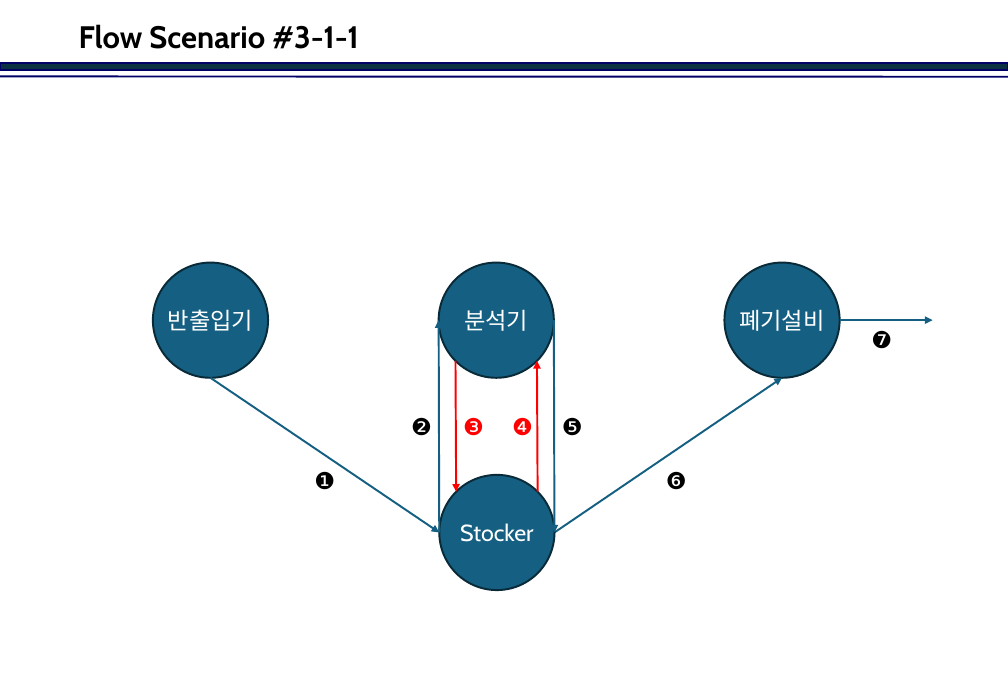
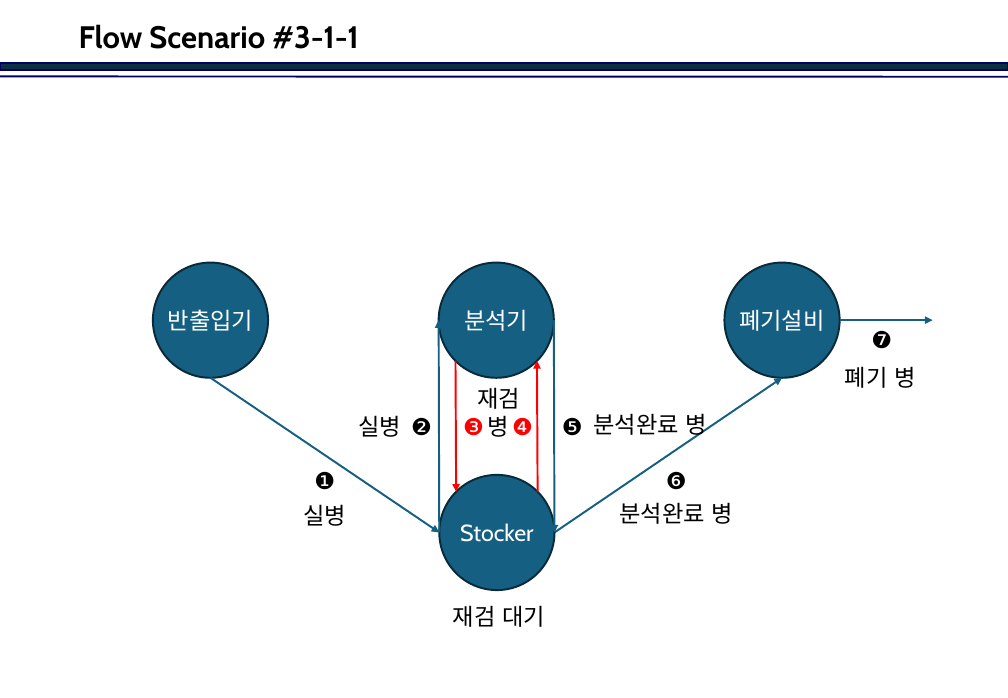
Before and after one commit to jinkabpark/SamickThk_Analysis, a slide deck: slide 12 of 허종원/Travel Scenario.pptx. Drawn at 1008x698 pixels with LibreOffice and Linux fonts; fonts in the diff are those of the drawing; background and template pictures are left out. Boxes give left, top, right and bottom in pixels: in the first picture for what was removed or moved away, otherwise in the second. Text is boxed around its words. In the diff, an @@ line names an element or a change of style, - is before the commit and + after.

```diff
--- a/허종원/Travel Scenario.pptx
+++ b/허종원/Travel Scenario.pptx
@@ text added at <box>477,387,520,437</box>, 18 pt, text #000000 @@
+재검
+병
@@ text added at <box>845,366,915,388</box>, 18 pt, text #000000 @@
+폐기 병
@@ text added at <box>359,415,402,437</box>, 18 pt, text #000000 @@
+실병
@@ text added at <box>594,413,707,439</box>, 18 pt, text #000000 @@
+분석완료 병
@@ text added at <box>303,504,346,526</box>, 18 pt, text #000000 @@
+실병
@@ text added at <box>620,502,733,524</box>, 18 pt, text #000000 @@
+분석완료 병
@@ text added at <box>453,605,545,627</box>, 18 pt, text #000000 @@
+재검 대기
```
Also in this commit, not shown: 17 other slides changed, 2 slides added, 1 slide removed.
